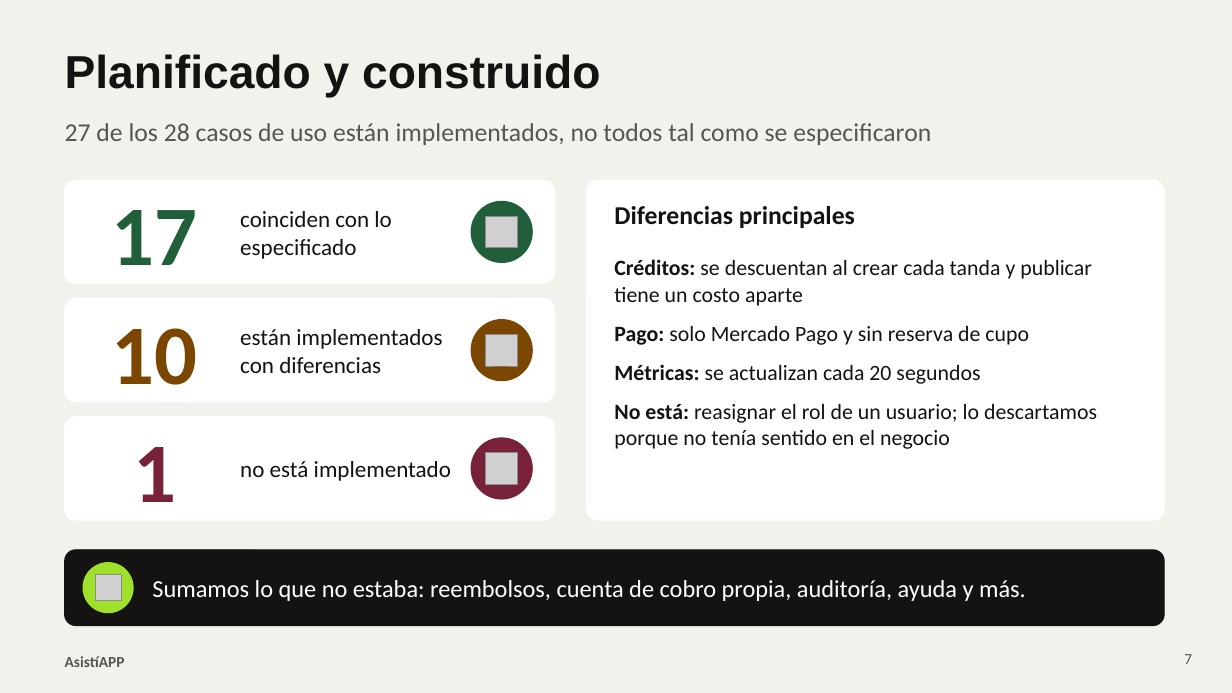
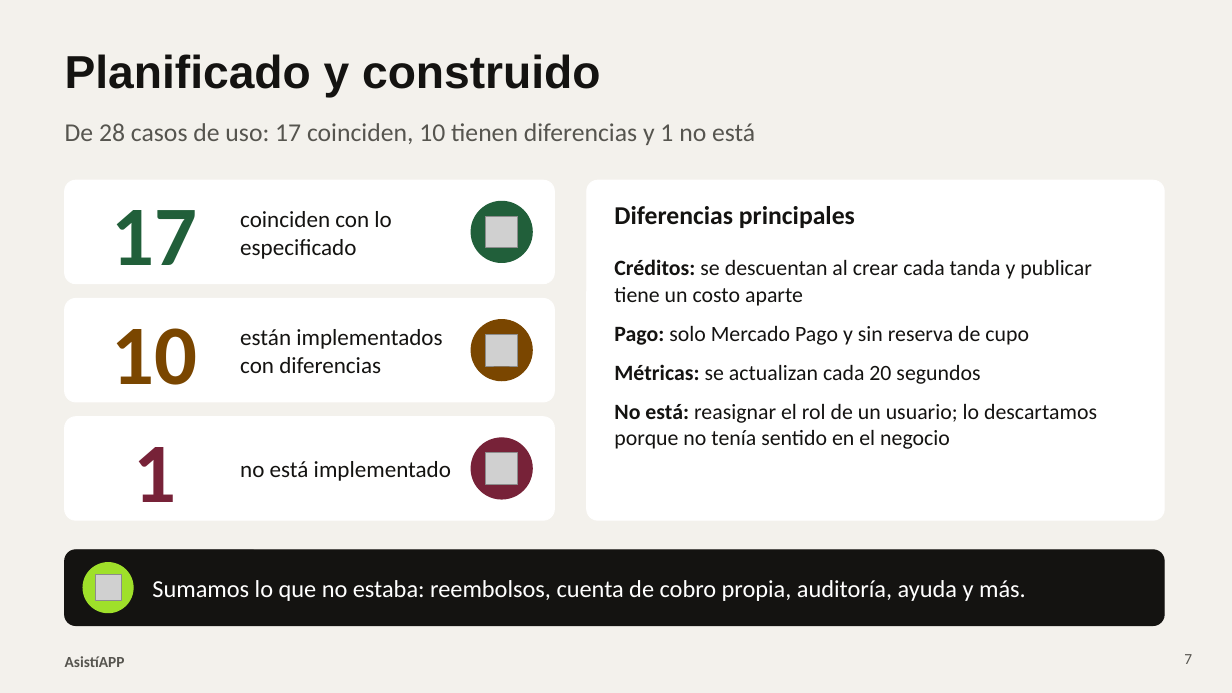
Before and after one commit to emisero8/proy_asistiapp, a slide deck: slide 7 of entrega-demo/presentacion.pptx. Drawn at 1232x693 pixels with LibreOffice and Linux fonts; fonts in the diff are those of the drawing; grey boxes stand for pictures. Boxes give left, top, right and bottom in pixels: in the first picture for what was removed or moved away, otherwise in the second. Text is boxed around its words. In the diff, an @@ line names an element or a change of style, - is before the commit and + after.

Commit message:
docs: presentación con capturas de la app y respaldo de la demo
Capturas en la diapositiva de la solución y seis diapositivas de respaldo (19 a 24), se aclara la cifra
de casos de uso, las pruebas quedan a la vista (616 en el backend) y se actualizan guion y machete.

```diff
--- a/entrega-demo/presentacion.pptx
+++ b/entrega-demo/presentacion.pptx
@@ text at <box>65,123,755,145</box>: text changed @@
-27 de los 28 casos de uso están implementados, no todos tal como se especificaron
+De 28 casos de uso: 17 coinciden, 10 tienen diferencias y 1 no está
```
Also in this commit, not shown: 2 other slides changed, 6 slides added, 6 other files.
